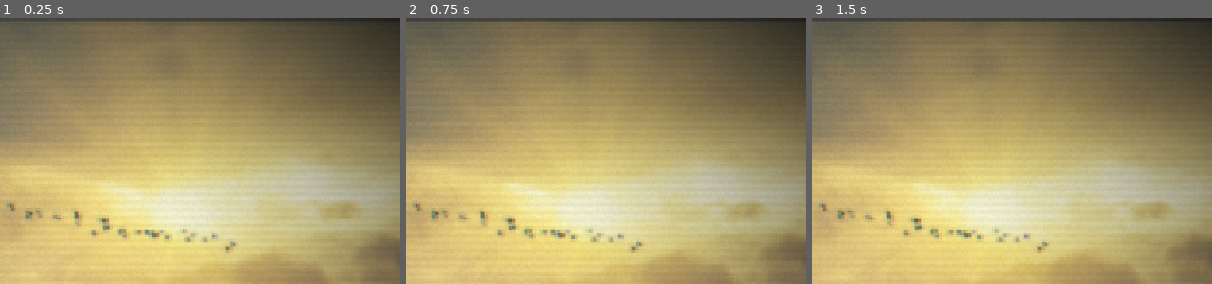
Above: before the commit, frames 1-3 (left to right).
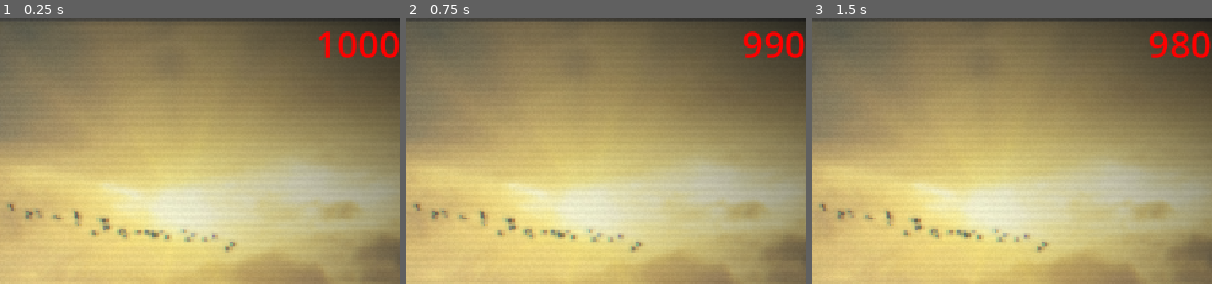
Above: after the commit, the same moments.

Repository: SengulC/pdoom
Game: Godot game, scene res://scenes/level.tscn
Two runs of this game, one before a commit and one after it. Both use one fixed random seed, a clock stepped at 60 frames per second and the inputs below.
Inputs (mouse positions are % of the whole screen's width and height, from its top left):
- Up to frame 1 (0.25 s): no input
- Up to frame 2 (0.75 s): click (19, 43) at 0.5 s
- Up to frame 3 (1.5 s): click (19, 43) at 1.25 s
The pictures show only the part of the screen within x 50-100%, y 0-50%; the shares and areas given below are measured in that part.

The runs differ from the first frame. In frame 1, 1.1% of the frame differs, in the area x 79-100%, y 4-16%; in frame 2, 0.8%; in frame 3, 0.9%.

Commit message:
Basic budget setup

Diff:
--- a/pdoom-game/project.godot
+++ b/pdoom-game/project.godot
@@ -34,6 +34,7 @@
 desktop=""
 chatFile=""
 userChoiceBtns=""
+budgetLabel=""
 
 [input]
 
--- a/pdoom-game/scenes/overlay.tscn
+++ b/pdoom-game/scenes/overlay.tscn
@@ -1,6 +1,7 @@
 [gd_scene format=3 uid="uid://fulc2aprxtig"]
 
 [ext_resource type="Shader" uid="uid://biqbr2uywh8sf" path="res://scripts/overlay2.gdshader" id="2_r2eog"]
+[ext_resource type="Script" uid="uid://dpf4rc8dmpgg3" path="res://scripts/overlay.gd" id="2_sfd0e"]
 
 [sub_resource type="ShaderMaterial" id="ShaderMaterial_14nai"]
 shader = ExtResource("2_r2eog")
@@ -37,3 +38,16 @@
 grow_horizontal = 2
 grow_vertical = 2
 mouse_filter = 2
+script = ExtResource("2_sfd0e")
+
+[node name="Label" type="Label" parent="." unique_id=253944834 groups=["budgetLabel"]]
+layout_mode = 1
+anchors_preset = 1
+anchor_left = 1.0
+anchor_right = 1.0
+offset_left = -40.0
+offset_bottom = 23.0
+grow_horizontal = 0
+theme_override_colors/font_color = Color(1, 0, 0, 1)
+theme_override_font_sizes/font_size = 50
+text = "BUDGET"
--- a/pdoom-game/scripts/globalz.gd
+++ b/pdoom-game/scripts/globalz.gd
@@ -9,10 +9,13 @@
 var userChoiceBtns
 var userChoiceBtnsContainer
 
+var currBudget := 1000
+var budgetRef
+
 # SIGNAL BUS
 signal user_chose(index: int) # for user choice in chat progression
 signal popup_opened
-#signal popup_closed
+signal budget_reduced(amount: int)
 signal choice_resolved(index: int)   # -1 = popup closed without a choice
 
 func is_choice_ui_ready() -> bool:
--- a/pdoom-game/scripts/level_mgr.gd
+++ b/pdoom-game/scripts/level_mgr.gd
@@ -15,10 +15,16 @@
 	return "%s:%s:%s" %[Time.get_time_dict_from_system().hour, Time.get_time_dict_from_system().minute, Time.get_time_dict_from_system().second];
 
 func begin_phase_01() -> void:
-	for dict in Phases.phase01:
+	for idx in Phases.phase01.size():
+		var dict: Dictionary = Phases.phase01[idx]
 		for speaker in dict:
 			var line = dict[speaker]
-			print(speaker)
+
+			# make budget red. calc for current line
+			var budgetReduction = Phases.phase01_budget_decr[idx]
+			Globalz.currBudget -= budgetReduction
+			print("we are on idx %s therefore reducing budget results in %s" %[idx, Globalz.currBudget])
+
 			## user choice presented, must wait until they make their choice!
 			if speaker == "userChoice":
 				var choice := -1
@@ -38,6 +44,9 @@
 				continue
 
 			## regular chat prog.
-			chatContent.append("%s: %s - %s\n" % [_get_cur_time(), line, speaker]) #TODO: TOFIX
+			chatContent.append("%s: %s - %s\n" % [_get_cur_time(), line, speaker])
 			await get_tree().create_timer(maxf(MIN_DELAY, line.length() * SECS_PER_CHAR)).timeout
-			#await get_tree().create_timer(MIN_DELAY).timeout
+
+			# send signal out for actually changing budget after text has been sent/received
+			Globalz.budget_reduced.emit(Globalz.currBudget)
+			print("sent out signal")
--- /dev/null
+++ b/pdoom-game/scripts/overlay.gd
@@ -0,0 +1,10 @@
+extends ColorRect
+
+func _ready() -> void:
+	$Label.text = "%s" %Globalz.currBudget
+	Globalz.budget_reduced.connect(updateBudgetLabel)
+	print("connected signal")
+
+func updateBudgetLabel(amount: int):
+	print("updating label")
+	$Label.text = "%s" %amount
--- a/pdoom-game/scripts/phases.gd
+++ b/pdoom-game/scripts/phases.gd
@@ -1,11 +1,21 @@
 extends Node
 
 @export var phase01 := [
-	{"chat": "Hi"}, {"chat": "Hey skjahkhsakj"},
-	#{"me": "Hmmm"}, {"chat": "Hi"}, {"chat": "Hey skjahkhsakj"},
+	{"chat": "Hi"},
+	{"chat": "Hey skjahkhsakj"},
 	#{"a": "bruuuuuuuuuuuuuuuuuuuuh"},
 	#{"b": "zaaaaaaaa"},
 	{"userChoice": ["yes", "no"]},
 	{"me": "Well yes/no."},
-	 {"chat": "Hi"}, {"chat": "Hey skjahkhsakj"},
-	]
+	{"chat": "Ah ok"},
+	{"chat": "Bye!"},
+]
+
+@export var phase01_budget_decr := [
+	10,
+	10,
+	100,
+	50,
+	10,
+	10,
+]
Not shown, added: pdoom-game/scripts/overlay.gd.uid
